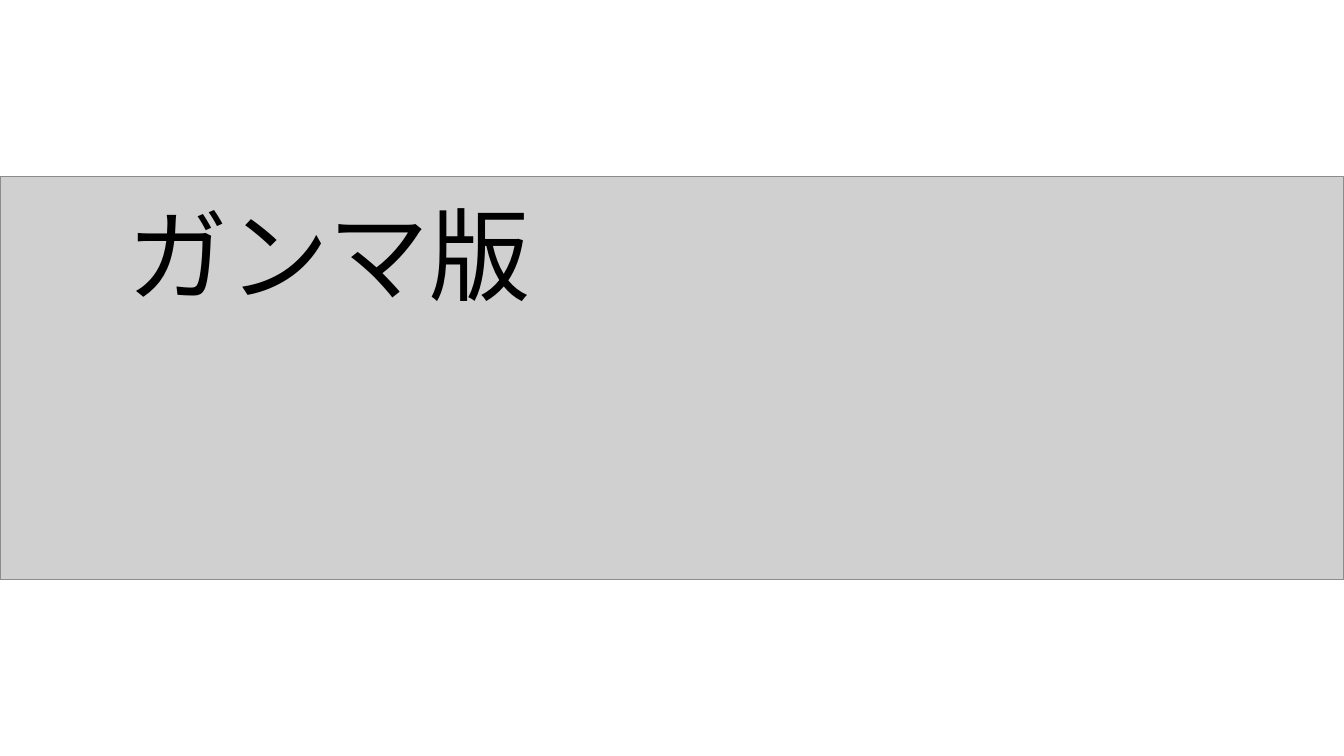
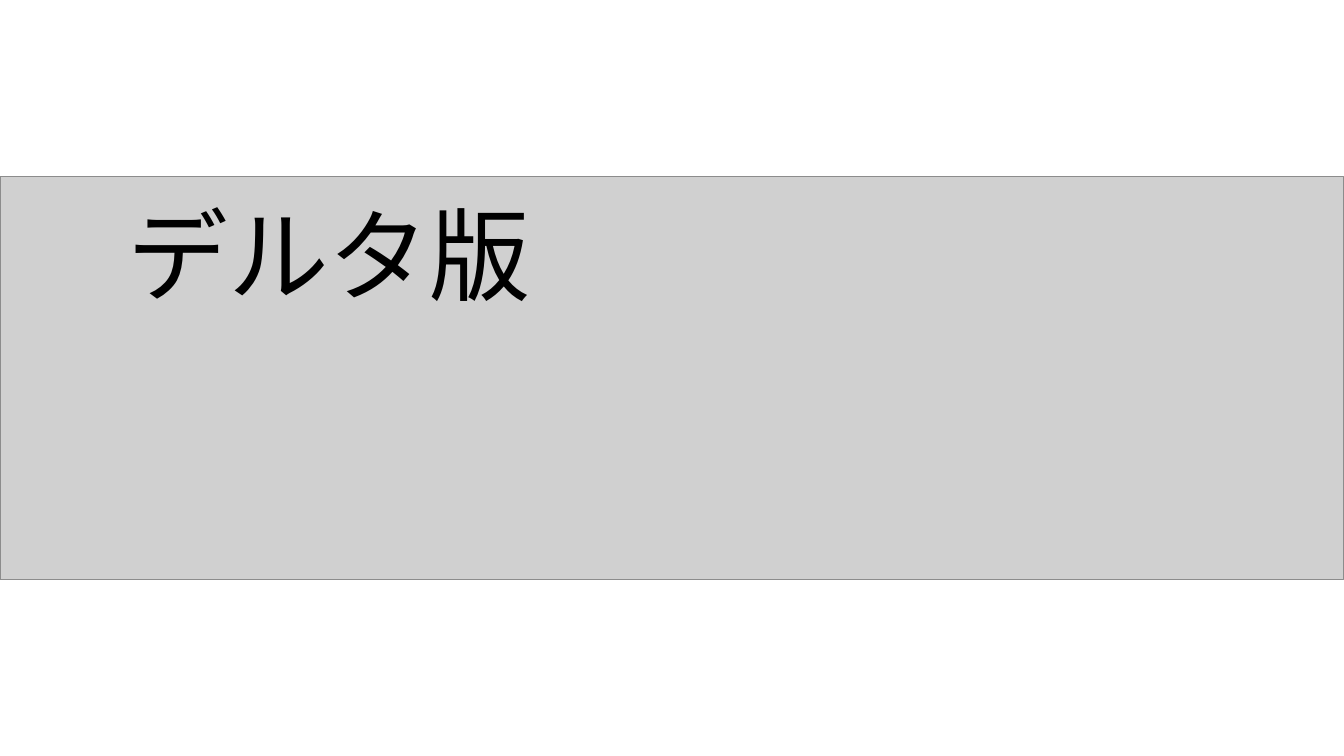
Before and after one commit to fai227/ball-game, a slide deck: slide 13 of _tmp/イメージ.pptx. Drawn at 1344x756 pixels with LibreOffice and Linux fonts; fonts in the diff are those of the drawing; grey boxes stand for pictures. Boxes give left, top, right and bottom in pixels: in the first picture for what was removed or moved away, otherwise in the second. Text is boxed around its words. In the diff, an @@ line names an element or a change of style, - is before the commit and + after.

Commit message:
デルタ版

```diff
--- a/_tmp/イメージ.pptx
+++ b/_tmp/イメージ.pptx
@@ text at (127,207,530,301): text changed @@
-ガンマ版
+デルタ版
```
Also in this commit, not shown: 5 slides added, 20 other files.
